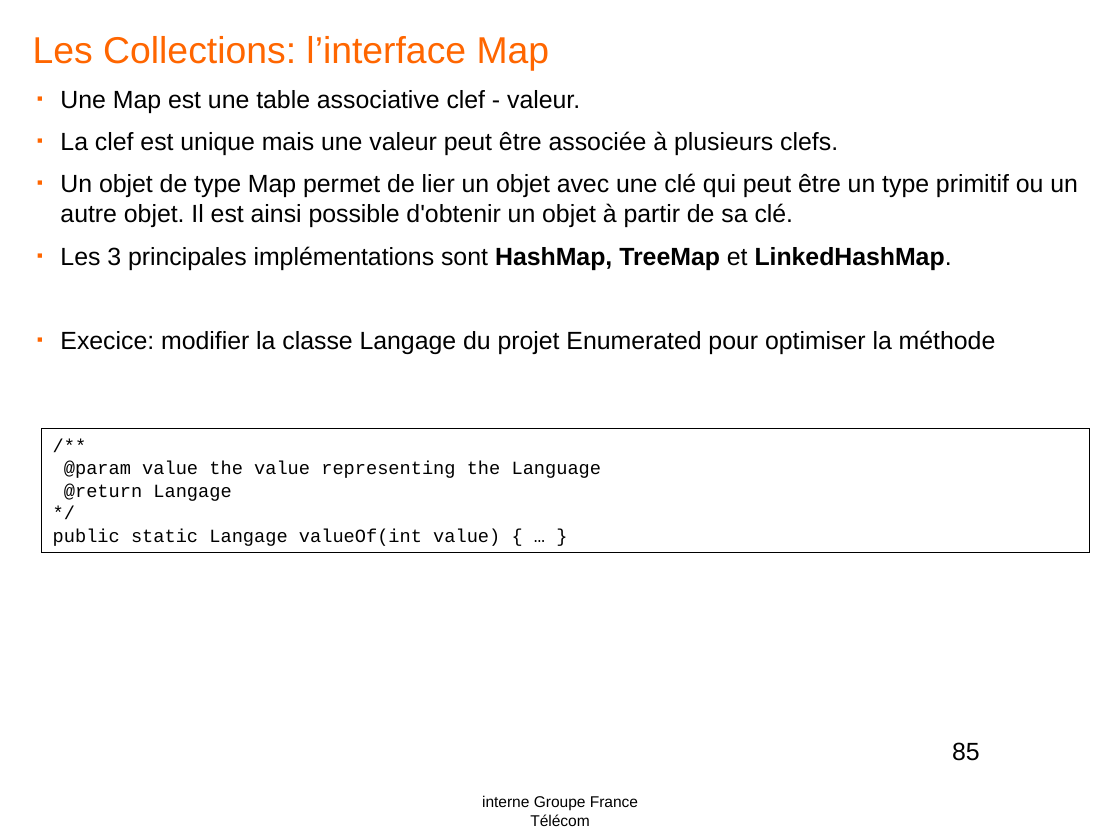
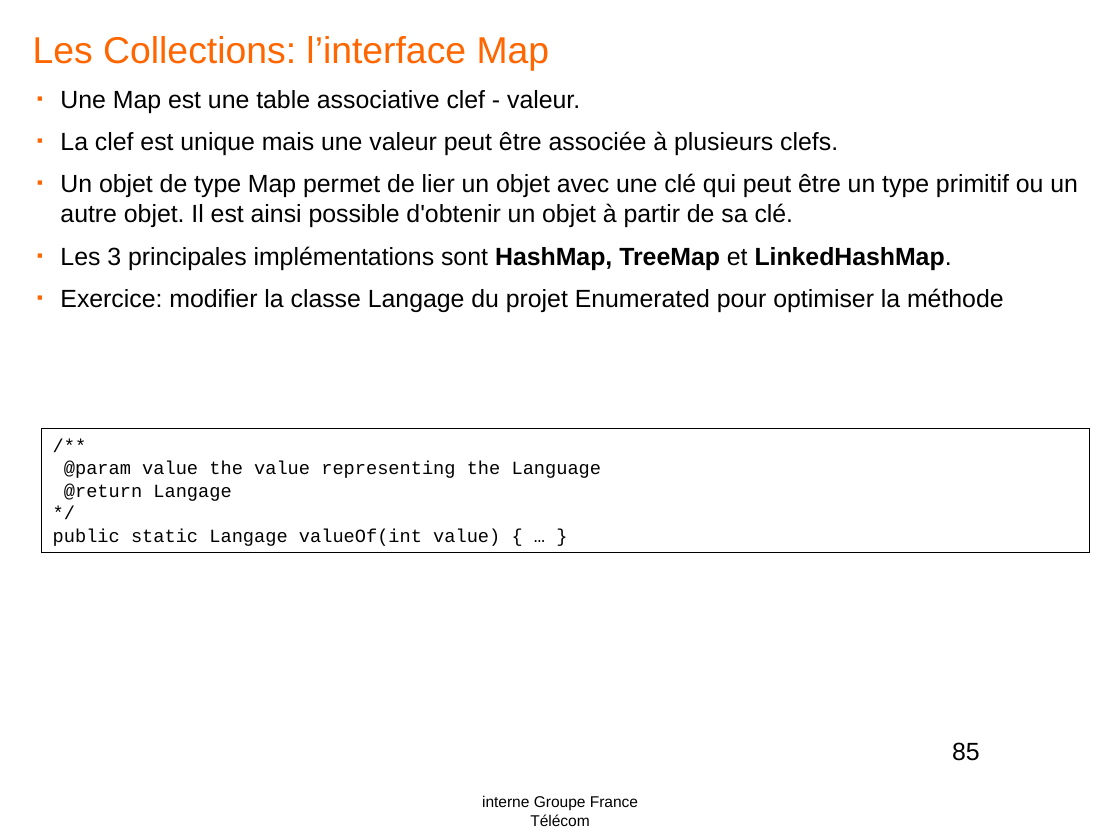
Before and after one commit to yplo6403/formationjava, a slide deck: slide 85 of doc/Java-OL1.pptx. Drawn at 1120x840 pixels with LibreOffice and Linux fonts; fonts in the diff are those of the drawing; background and template pictures are left out. Boxes give left, top, right and bottom in pixels: in the first picture for what was removed or moved away, otherwise in the second. Text is boxed around its words. In the diff, an @@ line names an element or a change of style, - is before the commit and + after.

```diff
--- a/doc/Java-OL1.pptx
+++ b/doc/Java-OL1.pptx
@@ text at box(60, 288, 1004, 312): text changed @@
-▪ Execice: modifier la classe Langage du projet Enumerated pour optimiser la méthode
+▪ Exercice: modifier la classe Langage du projet Enumerated pour optimiser la méthode
```
Also in this commit, not shown: 7 other slides changed, 1 other file.
